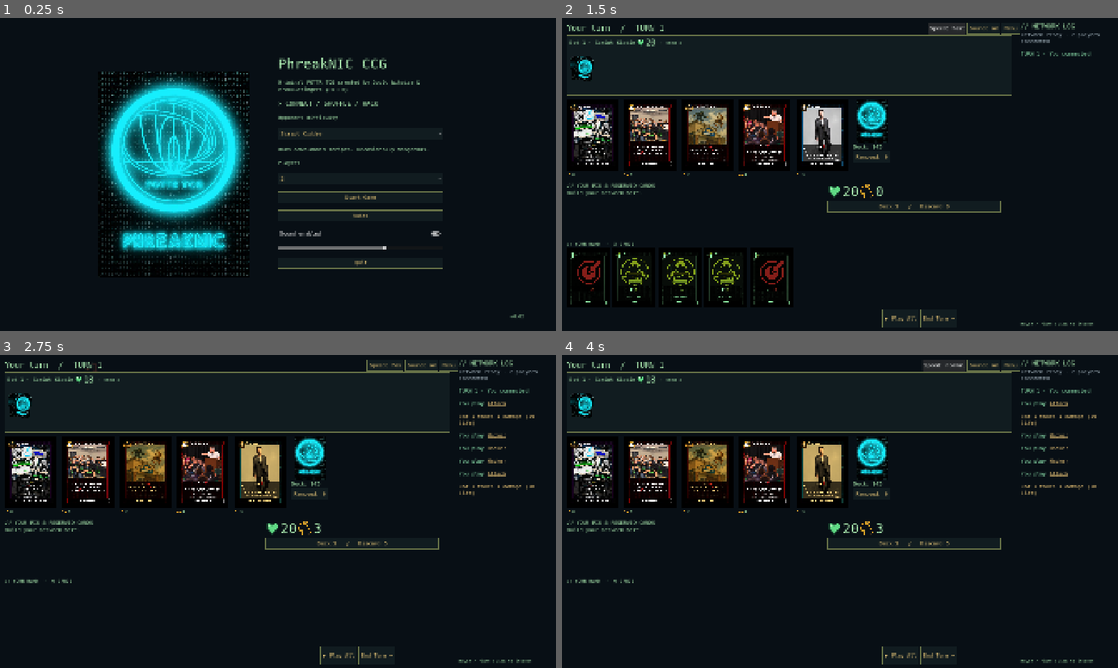
Above: before the commit, frames 1-4 (two rows, left to right).
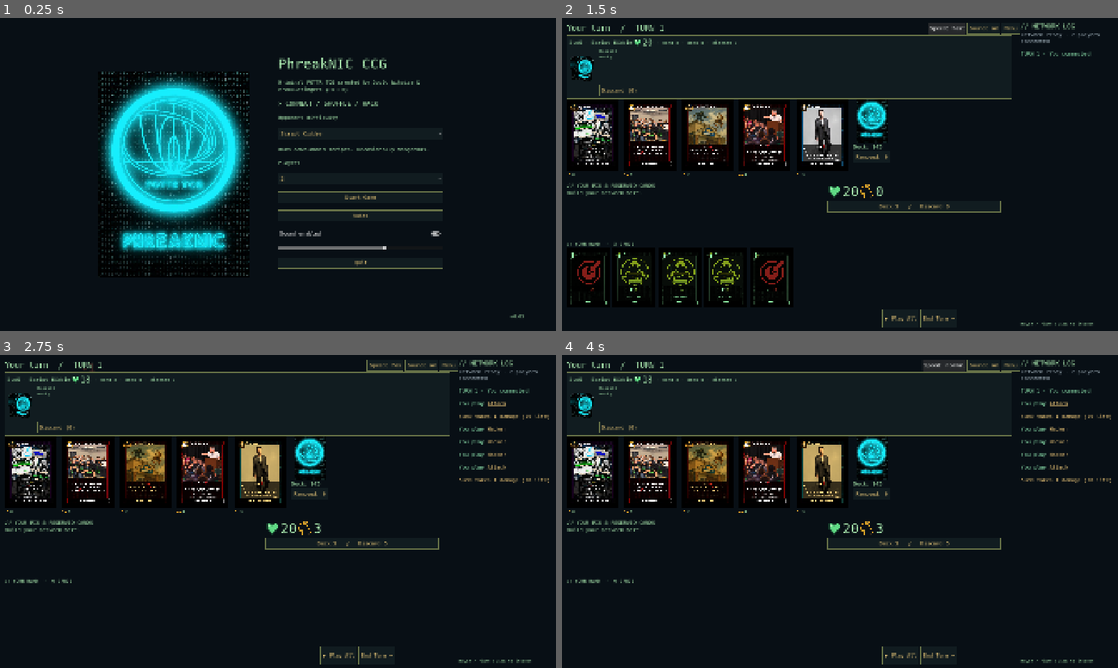
Above: after the commit, the same moments.

Repository: Nirtom84/PhreakNIC-CCG
Game: Godot game, scene res://scenes/menu.tscn
Two runs of this game, one before a commit and one after it. Both use one fixed random seed, a clock stepped at 60 frames per second and the inputs below.
Inputs:
- Up to frame 1 (0.25 s): no input
- Up to frame 2 (1.5 s): click "Start Game" at 0.5 s; click "Speed: normal" at 1.25 s
- Up to frame 3 (2.75 s): click "▶ Play All" at 2 s
- Up to frame 4 (4 s): click "▶ Play All" at 2.75 s; click "Speed: fast" at 3.5 s

The runs differ from the first frame. In frame 1, less than 0.1% of the frame differs, in the area x 94-95%, y 95-96%; in frame 2, 1.0%; in frame 3, 2.0%, in the area x 0-99%, y 2-46%; in frame 4, 2.0%.

Commit message:
v0.03: bots are named after random Hero cards; opponent discard pile visible
- Each bot takes a distinct random Hero card name (seeded with the game)
- Opponent panel shows deck/discard counts, the top card of their discard face up, and a button to browse it
- Leftover bot spotlights fade 1.5 s into the human's turn so they never hide the center row

Co-Authored-By: Claude Opus 5.5 <noreply@anthropic.com>

Diff:
--- a/project.godot
+++ b/project.godot
@@ -2,7 +2,7 @@
 config_version=5
 
 [application]
-config/version="0.02"
+config/version="0.03"
 config/name="PhreakNIC CCG"
 run/main_scene="res://scenes/menu.tscn"
 config/features=PackedStringArray("4.7", "GL Compatibility")
--- a/scripts/ui/table.gd
+++ b/scripts/ui/table.gd
@@ -21,6 +21,8 @@
 var hover_serial: int = 0
 var spotlights: Array[Control] = []
 var card_names: Array = []
+## Display name per seat; bots get a random Hero card name (seat 0 is "You").
+var seat_names: Array[String] = []
 var previous_hack: Dictionary = {}
 var moved_uids: Dictionary = {}
 func _ready():
@@ -74,8 +76,10 @@
  for id in CardDB.cards:
   card_names.append({"id": id, "name": str(CardDB.cards[id].name)})
  card_names.sort_custom(func(a, b): return a.name.length() > b.name.length())
+ var game_seed: int = seed_value if seed_value != 0 else int(Time.get_unix_time_from_system())
+ pick_seat_names(game_seed)
  engine.log_message.connect(append_log)
- engine.setup(levels, seed_value if seed_value != 0 else int(Time.get_unix_time_from_system()), choices)
+ engine.setup(levels, game_seed, choices)
  engine.state_changed.connect(redraw)
 
  engine.ice_counter_removed.connect(func(_card): Sfx.play("ice"))
@@ -83,6 +87,7 @@
  engine.card_moved.connect(moved)
  engine.turn_started.connect(func(p):
   Sfx.play("turn_start")
+  if p.seat == 0: clear_spotlights(1.5)
   append_log("TURN %d · Seat %d connected" % [engine.state.turn, p.seat])
   redraw())
  engine.game_over.connect(game_over)
@@ -90,8 +95,22 @@
  engine.turn_driver = drive_reaction
  await engine.start_turn()
  redraw()
+func pick_seat_names(game_seed: int):
+ var heroes: Array[String] = []
+ for id in CardDB.cards:
+  var card = CardDB.cards[id]
+  var name := str(card.name)
+  if not card.get("starter", false) and CardDB.has_subtype(id, "Hero") and name not in heroes: heroes.append(name)
+ var rng = RandomNumberGenerator.new()
+ rng.seed = game_seed
+ seat_names = ["You"]
+ for i in range(1, player_count):
+  var pick = heroes.pop_at(rng.randi_range(0, heroes.size() - 1)) if not heroes.is_empty() else "Bot %d" % i
+  seat_names.append(pick)
+func seat_name(seat: int) -> String:
+ return seat_names[seat] if seat < seat_names.size() else ("You" if seat == 0 else "Bot %d" % seat)
 func player_name(p) -> String:
- return "You" if p.seat == 0 else "Bot %d · %s" % [p.seat, BotDifficulty.DISPLAY_NAMES[p.difficulty]]
+ return "You" if p.seat == 0 else "%s · %s" % [seat_name(p.seat), BotDifficulty.DISPLAY_NAMES[p.difficulty]]
 func available() -> bool:
  return engine != null and engine.is_turn(engine.state.players[0]) and not engine.busy and not pending and (not acting or engine.reaction_depth > 0)
 func redraw():
@@ -173,7 +192,7 @@
  box.add_child(status)
  UIStyle.label(status, player_name(p), 18)
  life_labels[p.seat] = readout(status, "life", p.life, 28)
- UIStyle.label(status, " · Hand %d" % p.hand.size(), 16)
+ UIStyle.label(status, " · Hand %d · Deck %d · Discard %d" % [p.hand.size(), p.deck.size(), p.discard.size()], 16)
  var row = HBoxContainer.new()
  box.add_child(row)
  var fan = Control.new()
@@ -184,6 +203,16 @@
   fan.add_child(back)
   back.position = Vector2(i * 8, 25 + abs(i - 2) * 3)
   back.rotation = (i - 2) * 0.07
+ # Discard pile is public: show its top card face up and let the human browse it.
+ var pile = VBoxContainer.new()
+ row.add_child(pile)
+ if p.discard.is_empty():
+  var empty = UIStyle.label(pile, "Discard\nempty", 14)
+  empty.custom_minimum_size = Vector2(90, 120)
+ else:
+  pile.add_child(card_widget(p.discard.back(), "opponent", 90))
+ var opponent_name = seat_name(p.seat)
+ UIStyle.button(pile, "Discard (%d)" % p.discard.size(), func(): view_cards("%s's discard pile" % opponent_name, p.discard))
  var scroll = ScrollContainer.new()
  scroll.size_flags_horizontal = Control.SIZE_EXPAND_FILL
  scroll.custom_minimum_size.y = 154
@@ -448,7 +477,7 @@
  for i in player_count:
   if "Seat %d" % i in message: seat = i
  var display = message
- for i in player_count: display = display.replace("Seat %d" % i, "You" if i == 0 else "Bot %d" % i)
+ for i in player_count: display = display.replace("Seat %d" % i, seat_name(i))
  for verbs in [["plays", "play"], ["buys", "buy"], ["takes", "take"], ["reserves", "reserve"], ["reveals", "reveal"]]:
   display = display.replace("You " + verbs[0] + " ", "You " + verbs[1] + " ")
  log_view.append_text("[color=#%s]%s[/color]\n\n" % [colors[seat] if seat >= 0 else "a1b1bb", link_cards(display)])
@@ -459,7 +488,7 @@
    var name_part = message.split(" " + action + " ", true, 1)[1]
    for card in card_names:
     if name_part == card.name or name_part.begins_with(card.name + " for "):
-     spotlight(card.id, "Bot %d %s %s" % [seat, {"plays": "played", "buys": "bought", "reserves": "reserved"}[action], card.name])
+     spotlight(card.id, "%s %s %s" % [seat_name(seat), {"plays": "played", "buys": "bought", "reserves": "reserved"}[action], card.name])
      break
 func escaped(text: String) -> String:
  return text.replace("[", "[lb]")
@@ -487,6 +516,16 @@
  if not CardDB.cards.has(id): return
  show_zoom({"id": id})
  zoom.position = Vector2(maxf(0, log_view.global_position.x - 480), clampf(get_local_mouse_position().y - 300, 0, maxf(0, size.y - 635)))
+## Fades out bot spotlights so they never hide the center row during the human's turn.
+func clear_spotlights(delay: float):
+ for panel in spotlights.duplicate():
+  if not is_instance_valid(panel): continue
+  var tween = panel.create_tween()
+  tween.tween_interval(delay)
+  tween.tween_property(panel, "modulate:a", 0.0, 0.3)
+  tween.tween_callback(func():
+   spotlights.erase(panel)
+   if is_instance_valid(panel): panel.queue_free())
 func spotlight(id: String, caption: String):
  # Four side-by-side slots over the center row; wait for a free slot so cards never overlap.
  var slot = -1
@@ -497,6 +536,8 @@
     slot = i
     break
   if slot < 0: await get_tree().create_timer(0.1).timeout
+ # A queued spotlight that only gets a slot once the human's turn has begun is dropped.
+ if not is_inside_tree() or (engine.active().seat == 0 and not engine.state.finished): return
  var panel = PanelContainer.new()
  panel.set_meta("slot", slot)
  panel.mouse_filter = Control.MOUSE_FILTER_IGNORE
@@ -519,7 +560,9 @@
  tween.tween_property(panel, "modulate:a", 1.0, 0.2)
  tween.tween_interval(4.6)
  tween.tween_property(panel, "modulate:a", 0.0, 0.2)
- tween.tween_callback(func(): spotlights.erase(panel); panel.queue_free())
+ tween.tween_callback(func():
+  spotlights.erase(panel)
+  if is_instance_valid(panel): panel.queue_free())
 func moved(_card, _from, _to):
  moved_uids[_card.uid] = true
  if _to == "hand" and _from == "deck": Sfx.play("card_draw")
